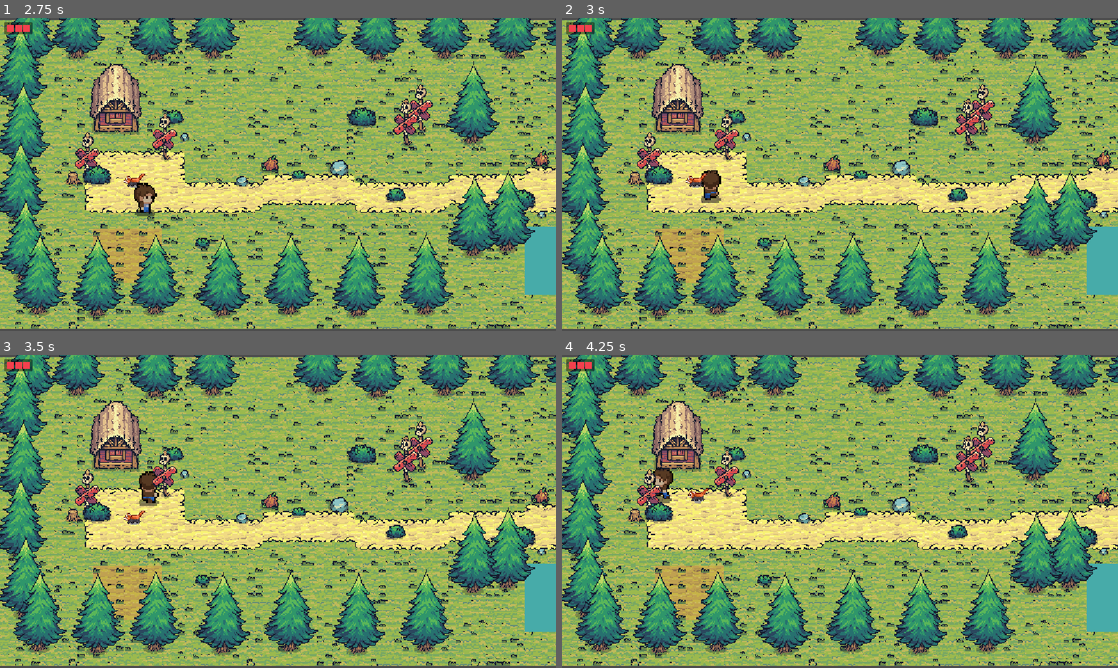
Above: before the commit, frames 1-4 (two rows, left to right).
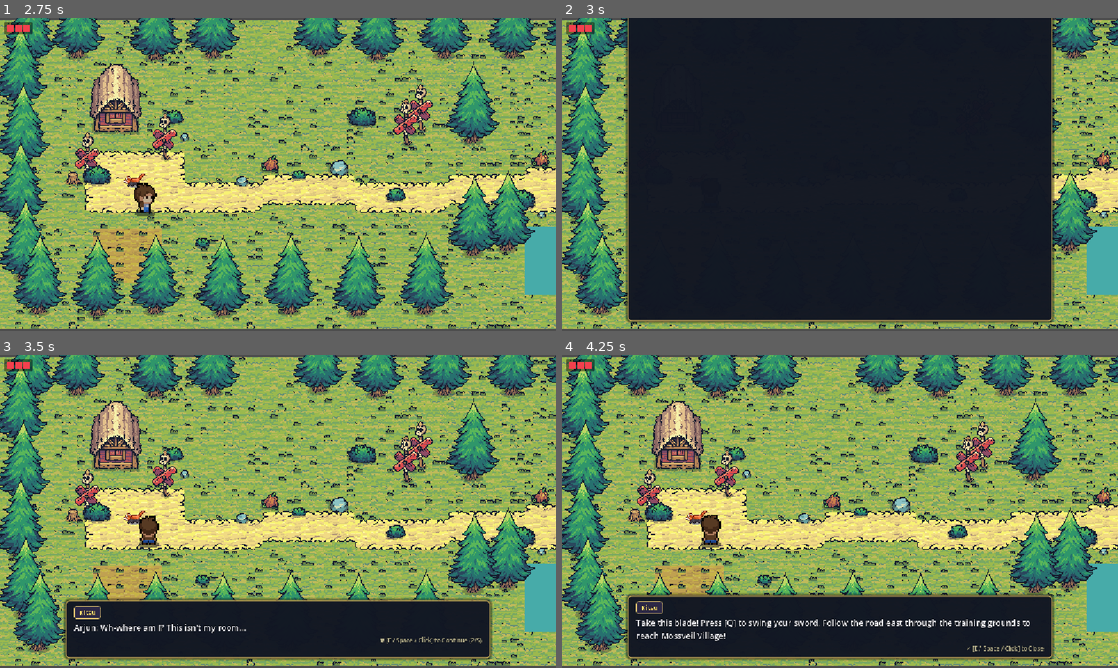
Above: after the commit, the same moments.

Repository: Dishant-Gotis/CGG
Game: Godot game, scene res://scenes/cutscenes/prologue.tscn
Same seed, same stepped clock (60 frames per second), same inputs: the game is played once before the commit and once after it. Sound files missing from this copy of the repository are replaced by a short silence.
Inputs (mouse positions are in pixels of both pictures, inside the frame that each line leads up to):
- Up to frame 1 (2.75 s): tap Enter (skip) at 0.5 s; move the mouse to (400, 158) at 0.52 s; hold D (move_right) 0.53-1.28 s; hold E (advance) 0.53-1.28 s; click (400, 158) at 0.67 s; tap Space at 0.77, 1.52 s; move the mouse to (166, 190) at 1.27 s; hold S (move_down) 1.28-2.03 s; tap E (advance) at 1.35 s; click (166, 190) at 1.42 s; move the mouse to (333, 105) at 2.02 s; hold D (move_right) from 2.03 s (still down); hold E (advance) from 2.03 s (still down); tap Q (attack) at 2.1 s; click (333, 105) at 2.17 s
- Up to frame 2 (3 s): move the mouse to (812, 237) at 2.77 s; release D (move_right) at 2.78 s; release E (advance) at 2.78 s; hold W (move_up) from 2.78 s (still down); tap E (advance) at 2.85 s; click (812, 237) at 2.92 s
- Up to frame 3 (3.5 s): keep holding W (move_up); tap Space at 3.02 s
- Up to frame 4 (4.25 s): move the mouse to (1006, 558) at 3.52 s; release W (move_up) at 3.53 s; hold A (move_left) from 3.53 s (still down); hold E (advance) from 3.53 s (still down); click (1006, 558) at 3.67 s; tap Space at 3.77 s; tap Enter (skip) at 4.15 s

Frame 1 is identical in both runs. In frame 2, 69% of the frame differs, in the area x 11-89%, y 0-98%; in frame 3, 15%; in frame 4, 16%.

Commit message:
feat: add player, enemy, and world scenes along with core game managers and scripts

Diff:
--- a/cgg/project.godot
+++ b/cgg/project.godot
@@ -31,7 +31,6 @@
 [display]
 
 window/stretch/mode="canvas_items"
-window/stretch/aspect="expand"
 
 [layer_names]
 
--- a/cgg/scenes/enemy.tscn
+++ b/cgg/scenes/enemy.tscn
@@ -254,10 +254,11 @@
 script = ExtResource("1_enemy")
 
 [node name="AnimatedSprite2D" type="AnimatedSprite2D" parent="." unique_id=1629445645]
-position = Vector2(3.8146973e-06, -16)
+position = Vector2(0.99999994, -29)
 scale = Vector2(3.03125, 3.140625)
 sprite_frames = SubResource("SpriteFrames_bwbqx")
-animation = &"slime_die"
+animation = &"slime_back_idle"
+frame_progress = 0.8746545
 
 [node name="CollisionShape2D" type="CollisionShape2D" parent="." unique_id=484165672]
 position = Vector2(0, -8)
--- a/cgg/scenes/player.tscn
+++ b/cgg/scenes/player.tscn
@@ -368,6 +368,11 @@
 "loop": 1,
 "name": &"idle_side_walk",
 "speed": 9.0
+}, {
+"frames": [],
+"loop": 1,
+"name": &"new_animation",
+"speed": 5.0
 }, {
 "frames": [{
 "duration": 1.0,
@@ -410,8 +415,8 @@
 position = Vector2(-1.9999924, -43)
 scale = Vector2(3.195833, 3.2583332)
 sprite_frames = SubResource("SpriteFrames_htemk")
-animation = &"idle_side_walk"
-frame_progress = 0.3520617
+animation = &"new_animation"
+frame_progress = 0.6778022
 
 [node name="CollisionShape2D" type="CollisionShape2D" parent="." unique_id=562407505]
 position = Vector2(0, -8)
--- a/cgg/scenes/world.tscn
+++ b/cgg/scenes/world.tscn
@@ -1171,7 +1171,7 @@
 offset = Vector2(0, -16)
 
 [node name="CMush_1" type="Sprite2D" parent="Objects" unique_id=931835331]
-position = Vector2(2640, 320)
+position = Vector2(2667, 231)
 texture = ExtResource("13_mush")
 offset = Vector2(0, -16)
 
--- a/cgg/scripts/autoload/ui_manager.gd
+++ b/cgg/scripts/autoload/ui_manager.gd
@@ -7,6 +7,7 @@
 const OPEN_GUARD_MS := 150  # ignore advance presses right after opening (one press = one line)
 
 var layer: CanvasLayer
+var root_ui: Control
 var fade_rect: ColorRect
 var flash_rect: ColorRect
 var dialogue_panel: PanelContainer
@@ -40,6 +41,11 @@
 	layer.layer = 100
 	layer.process_mode = Node.PROCESS_MODE_ALWAYS
 	add_child(layer)
+
+	root_ui = Control.new()
+	root_ui.set_anchors_preset(Control.PRESET_FULL_RECT)
+	root_ui.mouse_filter = Control.MOUSE_FILTER_IGNORE
+	layer.add_child(root_ui)
 
 	fade_rect = _fullscreen_rect(Color(0, 0, 0, 0))
 	flash_rect = _fullscreen_rect(Color(1, 1, 1, 0))
@@ -59,7 +65,7 @@
 	hud_hearts.add_theme_constant_override("separation", 3)
 	hud_box.add_child(hud_hearts)
 	hud_panel.add_child(hud_box)
-	layer.add_child(hud_panel)
+	root_ui.add_child(hud_panel)
 	hud_panel.set_anchors_preset(Control.PRESET_TOP_LEFT)
 	hud_panel.position = Vector2(8, 8)
 	GameState.health_changed.connect(_on_health_changed)
@@ -119,7 +125,7 @@
 
 	# Advance indicator at bottom right
 	advance_hint = Label.new()
-	advance_hint.text = "▼ Press [E / Space] to continue"
+	advance_hint.text = "▼ Press [E / Space / Click] to continue"
 	advance_hint.add_theme_font_size_override("font_size", 12)
 	advance_hint.add_theme_color_override("font_color", Color(0.85, 0.82, 0.65, 0.85))
 	advance_hint.add_theme_color_override("font_outline_color", Color(0, 0, 0, 0.9))
@@ -128,14 +134,7 @@
 	vbox.add_child(advance_hint)
 
 	dialogue_panel.add_child(vbox)
-	layer.add_child(dialogue_panel)
-	dialogue_panel.set_anchors_preset(Control.PRESET_BOTTOM_WIDE)
-	dialogue_panel.anchor_top = 1.0
-	dialogue_panel.anchor_bottom = 1.0
-	dialogue_panel.offset_left = 60
-	dialogue_panel.offset_right = -60
-	dialogue_panel.offset_top = -140
-	dialogue_panel.offset_bottom = -18
+	root_ui.add_child(dialogue_panel)
 	dialogue_panel.visible = false
 
 	# Interaction prompt pill floating above dialogue area
@@ -145,10 +144,10 @@
 	pstyle.border_color = Color(0.92, 0.80, 0.45, 0.85)
 	pstyle.set_border_width_all(1)
 	pstyle.set_corner_radius_all(6)
-	pstyle.content_margin_left = 12
-	pstyle.content_margin_right = 12
-	pstyle.content_margin_top = 4
-	pstyle.content_margin_bottom = 4
+	pstyle.content_margin_left = 14
+	pstyle.content_margin_right = 14
+	pstyle.content_margin_top = 5
+	pstyle.content_margin_bottom = 5
 	pstyle.shadow_color = Color(0, 0, 0, 0.5)
 	pstyle.shadow_size = 4
 	prompt_panel.add_theme_stylebox_override("panel", pstyle)
@@ -161,15 +160,7 @@
 	prompt_label.add_theme_constant_override("outline_size", 3)
 	prompt_label.horizontal_alignment = HORIZONTAL_ALIGNMENT_CENTER
 	prompt_panel.add_child(prompt_label)
-	layer.add_child(prompt_panel)
-
-	prompt_panel.set_anchors_preset(Control.PRESET_CENTER_BOTTOM)
-	prompt_panel.anchor_left = 0.5
-	prompt_panel.anchor_right = 0.5
-	prompt_panel.anchor_bottom = 1.0
-	prompt_panel.grow_horizontal = Control.GROW_DIRECTION_BOTH
-	prompt_panel.offset_top = -185
-	prompt_panel.offset_bottom = -155
+	root_ui.add_child(prompt_panel)
 	prompt_panel.visible = false
 
 	# Skip hint (top-right, cutscenes).
@@ -180,12 +171,15 @@
 	skip_label.add_theme_color_override("font_outline_color", Color(0, 0, 0, 0.9))
 	skip_label.add_theme_constant_override("outline_size", 4)
 	skip_label.visible = false
-	layer.add_child(skip_label)
+	root_ui.add_child(skip_label)
 	skip_label.set_anchors_preset(Control.PRESET_TOP_RIGHT)
 	skip_label.offset_left = -220
 	skip_label.offset_right = -12
 	skip_label.offset_top = 8
 	skip_label.offset_bottom = 30
+
+	# Keep responsive layouts centered on any resize
+	get_tree().root.size_changed.connect(_on_viewport_size_changed)
 	print("[CHECK] UI ready")
 
 
@@ -194,8 +188,34 @@
 	r.color = c
 	r.set_anchors_preset(Control.PRESET_FULL_RECT)
 	r.mouse_filter = Control.MOUSE_FILTER_IGNORE
-	layer.add_child(r)
+	root_ui.add_child(r)
 	return r
+
+
+func _layout_dialogue() -> void:
+	if not is_inside_tree() or dialogue_panel == null:
+		return
+	var vp_size := get_viewport().get_visible_rect().size
+	var panel_w: float = minf(vp_size.x - 80.0, 880.0)
+	dialogue_panel.custom_minimum_size = Vector2(panel_w, 120.0)
+	dialogue_panel.reset_size()
+	dialogue_panel.position = Vector2((vp_size.x - panel_w) * 0.5, vp_size.y - dialogue_panel.size.y - 20.0)
+
+
+func _layout_prompt() -> void:
+	if not is_inside_tree() or prompt_panel == null:
+		return
+	var vp_size := get_viewport().get_visible_rect().size
+	prompt_panel.reset_size()
+	var pw: float = prompt_panel.size.x
+	prompt_panel.position = Vector2((vp_size.x - pw) * 0.5, vp_size.y - 180.0)
+
+
+func _on_viewport_size_changed() -> void:
+	if dialogue_open:
+		_layout_dialogue()
+	if prompt_panel != null and prompt_panel.visible:
+		_layout_prompt()
 
 
 # --- fades / flash -----------------------------------------------------------
@@ -279,8 +299,9 @@
 	else:
 		advance_hint.text = "▼ [E / Space / Click] to Continue (%d/%d)" % [_line_index + 1, _lines.size()]
 
-	# Resize band height to content, keep it inside the window.
+	# Resize band height to content, keep it centered inside the visible window.
 	dialogue_panel.reset_size()
+	_layout_dialogue()
 
 
 func _input(event: InputEvent) -> void:
@@ -322,6 +343,8 @@
 	if prompt_label.text != text:
 		prompt_label.text = text
 	prompt_panel.visible = not dialogue_open and not text.is_empty()
+	if prompt_panel.visible:
+		_layout_prompt()
 
 
 func hide_prompt() -> void:
--- a/cgg/scripts/entities/player.gd
+++ b/cgg/scripts/entities/player.gd
@@ -252,6 +252,31 @@
 
 # --- interaction -------------------------------------------------------------
 
+const MAX_INTERACT_DISTANCE: float = 75.0
+
+
+func _get_interactable(node: Node) -> Node:
+	if node == null or not is_instance_valid(node):
+		return null
+	if node.has_method("interact"):
+		return node
+	var parent := node.get_parent()
+	if parent != null and is_instance_valid(parent) and parent.has_method("interact"):
+		return parent
+	return null
+
+
+func _get_prompt_text(target: Node) -> String:
+	if target == null:
+		return ""
+	if "prompt_text" in target:
+		return str(target.prompt_text)
+	var parent := target.get_parent()
+	if parent != null and "prompt_text" in parent:
+		return str(parent.prompt_text)
+	return "Talk"
+
+
 func _on_probe_entered(area: Area2D) -> void:
 	if area not in _interact_targets:
 		_interact_targets.append(area)
@@ -261,31 +286,60 @@
 	_interact_targets.erase(area)
 
 
-func _nearest_target() -> Area2D:
-	var best: Area2D = null
+func _nearest_target() -> Node:
+	var best: Node = null
 	var best_d := INF
+	var still_valid: Array[Area2D] = []
+
 	for area: Area2D in _interact_targets:
 		if not is_instance_valid(area):
 			continue
-		var d := global_position.distance_squared_to(area.global_position)
-		if d < best_d:
-			best_d = d
-			best = area
+		var obj := _get_interactable(area)
+		if obj == null:
+			continue
+		var target_pos: Vector2 = (obj as Node2D).global_position if obj is Node2D else area.global_position
+		var d := global_position.distance_to(target_pos)
+		if d <= MAX_INTERACT_DISTANCE:
+			still_valid.append(area)
+			if d < best_d:
+				best_d = d
+				best = obj
+
+	_interact_targets = still_valid
 	return best
 
 
 func _update_prompt() -> void:
 	var target := _nearest_target()
-	if target != null and "prompt_text" in target and not UI.dialogue_open:
-		UI.show_prompt(str(target.prompt_text))
+	if target != null and not UI.dialogue_open:
+		var raw_text := _get_prompt_text(target)
+		var display_text := raw_text
+		if raw_text.begins_with("E - ") or raw_text.begins_with("E -"):
+			var subject := raw_text.substr(raw_text.find("-") + 1).strip_edges()
+			display_text = "[E / Space / Click] " + subject
+		elif not raw_text.begins_with("["):
+			display_text = "[E / Space / Click] " + raw_text
+		UI.show_prompt(display_text)
 	else:
 		UI.hide_prompt()
 
 
 func _try_interact() -> void:
+	if UI.dialogue_open:
+		return
 	var target := _nearest_target()
 	if target == null or not target.has_method("interact"):
 		return
 	UI.hide_prompt()
 	AudioManager.play_select()
 	target.interact(self)
+
+
+func _unhandled_input(event: InputEvent) -> void:
+	if UI.dialogue_open:
+		return
+	if event is InputEventMouseButton and event.button_index == MOUSE_BUTTON_LEFT and event.pressed:
+		var target := _nearest_target()
+		if target != null:
+			_try_interact()
+			get_viewport().set_input_as_handled()
Not shown: 1 places in cgg/scenes/world.tscn that only renumber resources
